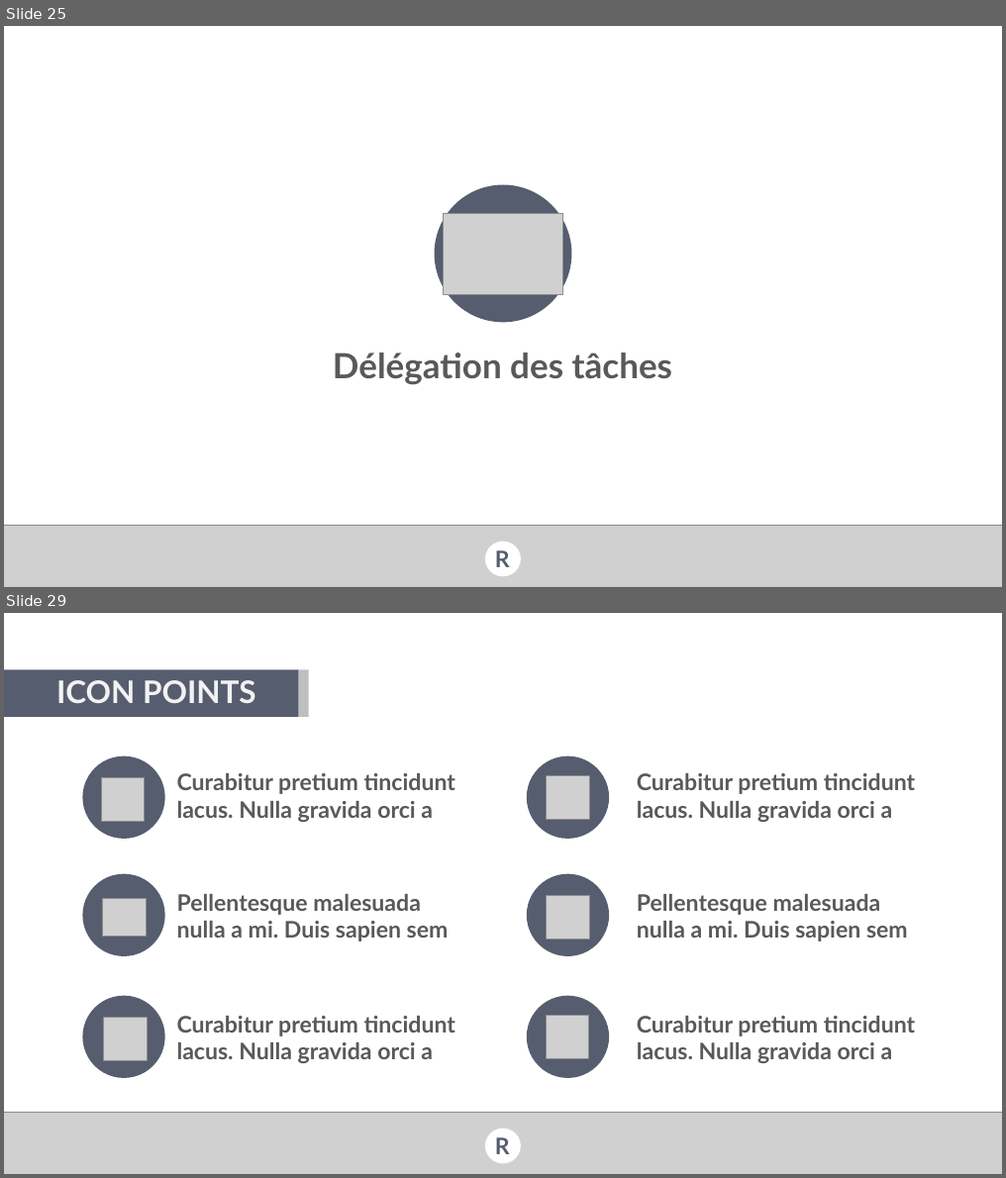
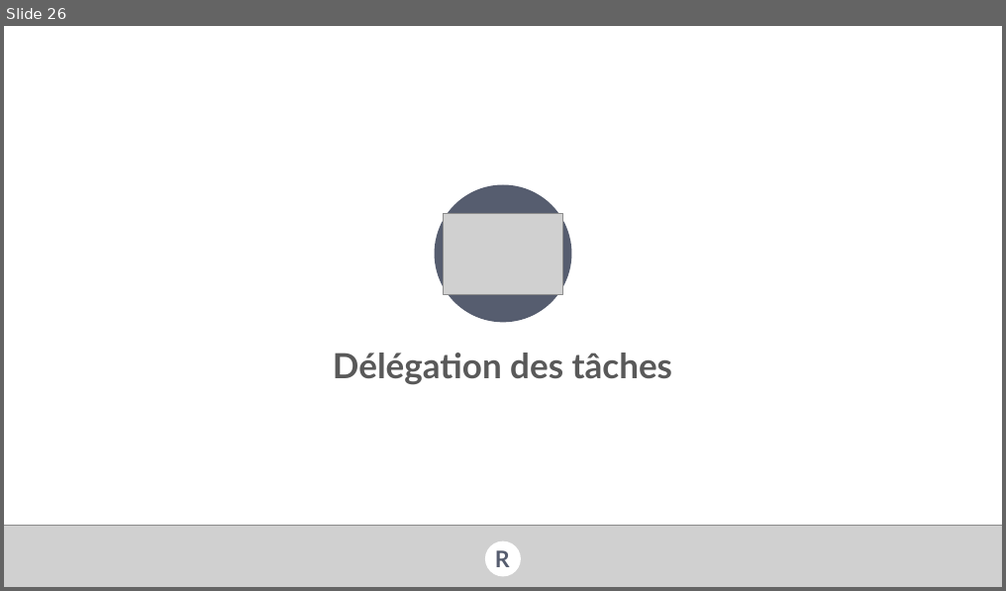
Before and after one commit to val92130/RSmart, a slide deck: Docs/Forum PI/RSmart presentation forum PI .pptx. Shown one above the other, each under a label of ours: slides 25 and 29 before the commit, slide 26 after it; the slides between them are not shown. The pictures are 1006x1178 and 1006x591 pixels, drawn with LibreOffice and Linux fonts; fonts in the diff are those of the drawing; grey boxes stand for pictures; background and template pictures are left out. Boxes give left, top, right and bottom in pixels: in the first picture for what was removed or moved away, otherwise in the second. Text is boxed around its words. In the diff, an @@ line names an element or a change of style, - is before the commit and + after.

```diff
--- a/Docs/Forum PI/RSmart presentation forum PI .pptx
+++ b/Docs/Forum PI/RSmart presentation forum PI .pptx
@@ slide 29 removed at (4, 613, 1002, 1174), background picture (left out) @@
@@ rectangle removed at (4, 669, 299, 717) @@
@@ rectangle removed at (299, 669, 309, 717) @@
@@ text removed at (56, 680, 256, 703) @@
-ICON POINTS
@@ ellipse removed at (83, 757, 165, 839) @@
@@ ellipse removed at (527, 757, 609, 839) @@
@@ picture removed at (101, 777, 145, 821) @@
@@ text removed at (177, 773, 455, 822) @@
-Curabitur pretium tincidunt lacus. Nulla gravida orci a
@@ picture removed at (547, 776, 589, 819) @@
@@ text removed at (637, 773, 915, 822) @@
-Curabitur pretium tincidunt lacus. Nulla gravida orci a
@@ ellipse removed at (83, 874, 165, 957) @@
@@ ellipse removed at (527, 874, 609, 957) @@
@@ picture removed at (102, 898, 146, 937) @@
@@ text removed at (177, 894, 449, 942) @@
-Pellentesque malesuada nulla a mi. Duis sapien sem
@@ picture removed at (546, 895, 589, 939) @@
@@ text removed at (637, 894, 908, 942) @@
-Pellentesque malesuada nulla a mi. Duis sapien sem
@@ ellipse removed at (83, 996, 165, 1078) @@
@@ ellipse removed at (527, 996, 609, 1078) @@
@@ picture removed at (103, 1018, 147, 1060) @@
@@ text removed at (177, 1016, 455, 1063) @@
-Curabitur pretium tincidunt lacus. Nulla gravida orci a
@@ picture removed at (546, 1016, 589, 1059) @@
@@ text removed at (637, 1016, 915, 1063) @@
-Curabitur pretium tincidunt lacus. Nulla gravida orci a
@@ picture removed at (4, 1112, 1002, 1174) @@
@@ ellipse removed at (485, 1129, 521, 1163) @@
@@ text removed at (495, 1138, 510, 1155) @@
-R
@@ what was slide 25 is now slide 26 @@
```
Also in this commit, not shown: 5 slides changed, 7 slides added, 18 other slides removed, 2 other files.
